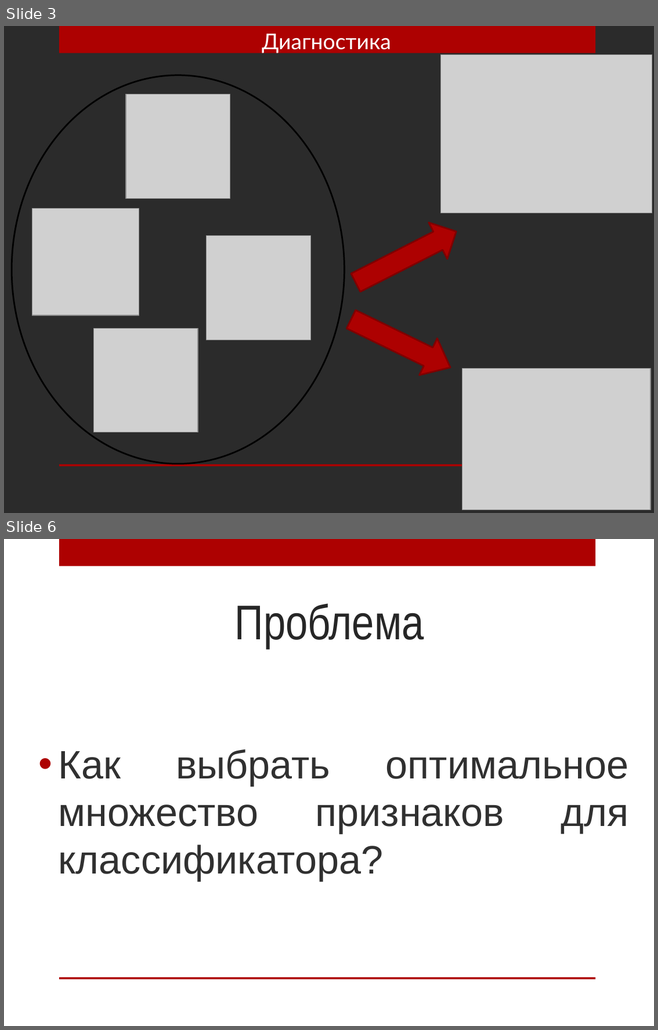
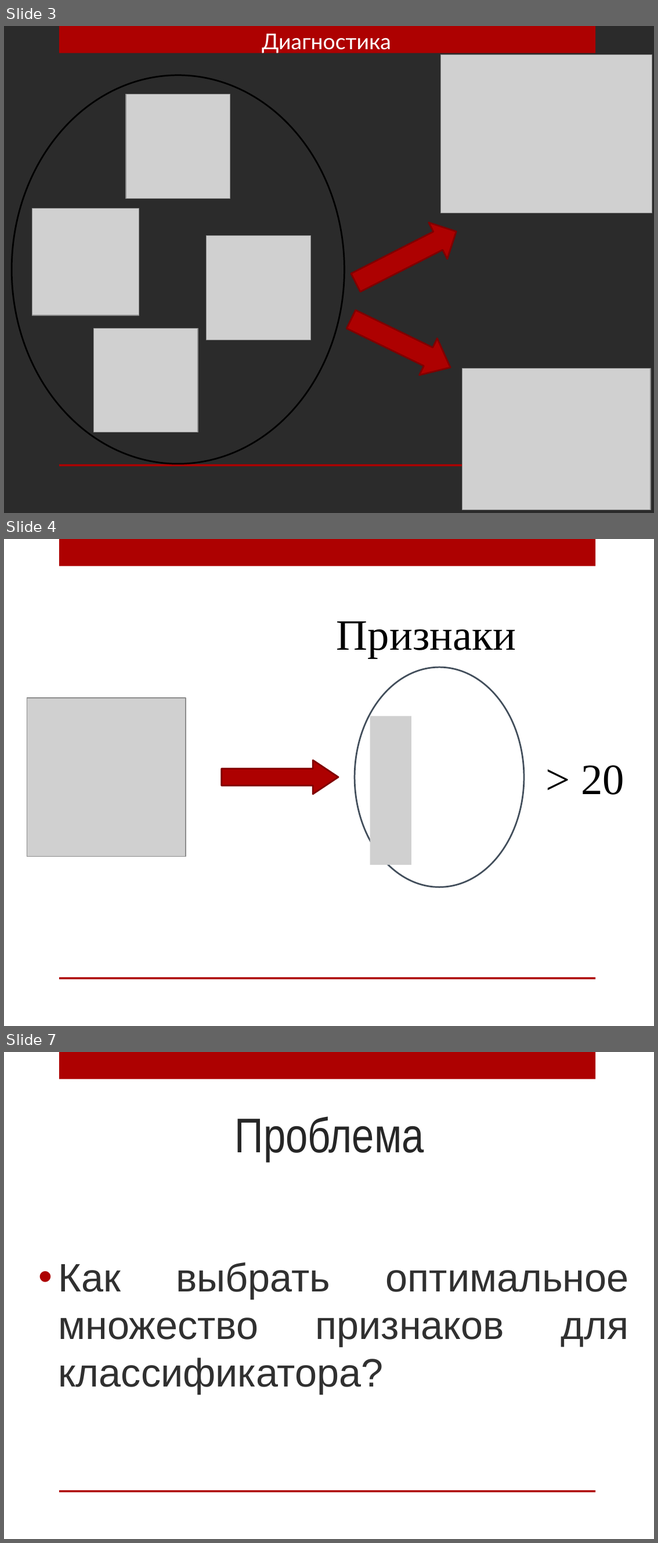
Before and after one commit to AnnaIbakaeva/Genetic, a slide deck: Диплом/Магистратура.Ибакаева.pptx. Shown one above the other, each under a label of ours: slides 3 and 6 before the commit, slides 3, 4 and 7 after it; the slides between them are not shown. The pictures are 658x1030 and 658x1543 pixels, drawn with LibreOffice and Linux fonts; fonts in the diff are those of the drawing; grey boxes stand for pictures; background and template pictures are left out; a plain dark background stands for a picture behind light text. Boxes give left, top, right and bottom in pixels: in the first picture for what was removed or moved away, otherwise in the second. Text is boxed around its words. In the diff, an @@ line names an element or a change of style, - is before the commit and + after.

```diff
--- a/Диплом/Магистратура.Ибакаева.pptx
+++ b/Диплом/Магистратура.Ибакаева.pptx
@@ slide 4 added at (4,539,654,1026), background picture (left out); not listed: 2 template elements that a slide beside it also shows @@
@@ text added at (336,621,516,658), 48 pt, text #000000 @@
+Признаки
@@ ellipse added at (354,667,524,887), outline #424E5B 1.75 pt @@
@@ picture added at (27,698,185,857) @@
@@ picture added at (370,716,411,865) @@
@@ right arrow added at (221,761,339,794), fill #AD0101, outline #800101 1.75 pt @@
@@ text added at (581,765,624,795), 48 pt, text #000000 @@
+> 20
@@ what was slide 6 is now slide 7 @@
```
Also in this commit, not shown: 4 slides changed, 3 other files.
